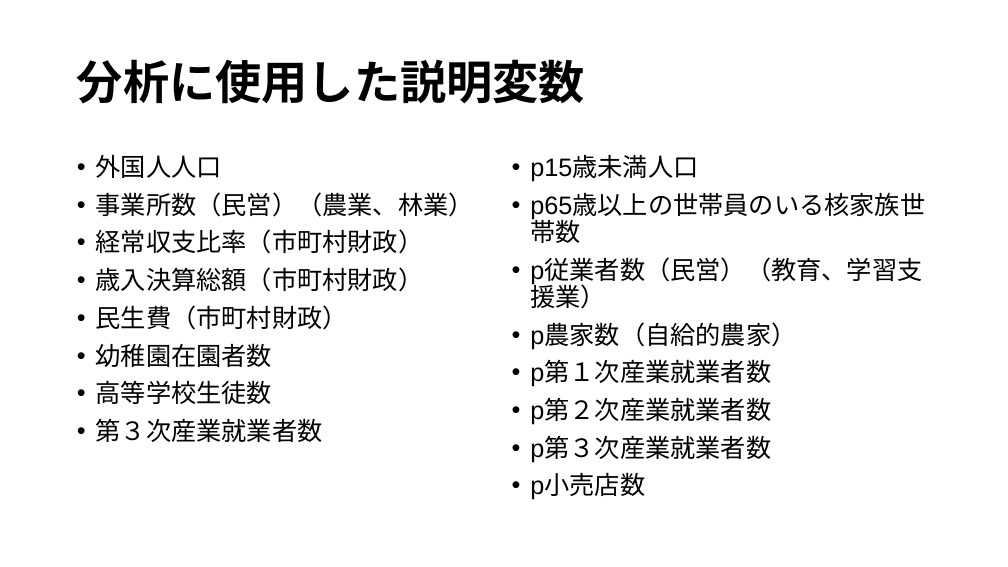
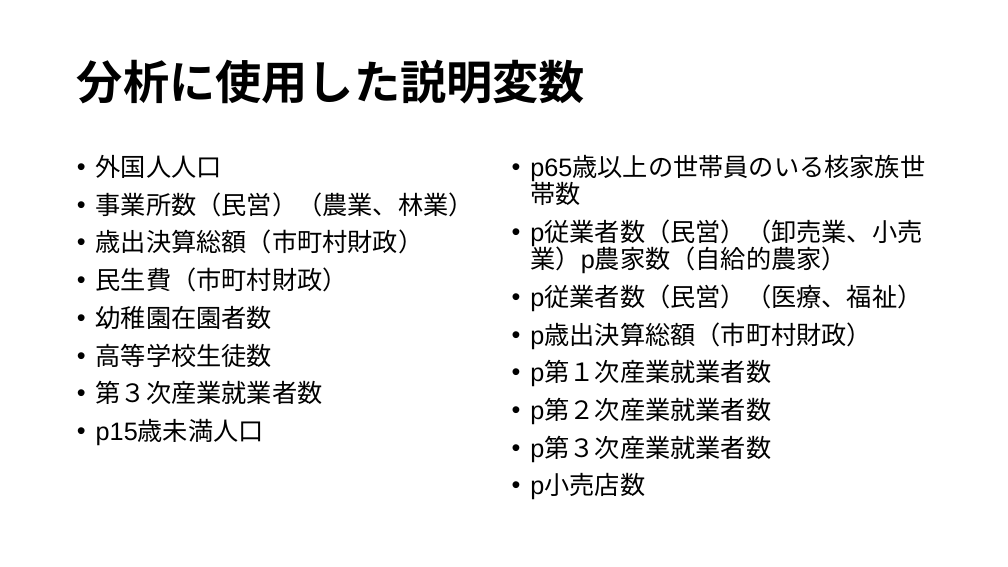
Before and after one commit to IY-del/univ, a slide deck: slide 6 of プレゼンテーション.pptx. Drawn at 1008x567 pixels with LibreOffice and Linux fonts; fonts in the diff are those of the drawing. Boxes give left, top, right and bottom in pixels: in the first picture for what was removed or moved away, otherwise in the second. Text is boxed around its words. In the diff, an @@ line names an element or a change of style, - is before the commit and + after.

Commit message:
pptx edit

```diff
--- a/プレゼンテーション.pptx
+++ b/プレゼンテーション.pptx
@@ text at box(530, 156, 698, 182): paragraph removed @@
-• p15歳未満人口
@@ text at box(96, 229, 424, 254): text changed @@
-• 経常収支比率（市町村財政）
-• 歳入決算総額（市町村財政）
+• 歳出決算総額（市町村財政）
@@ text at box(530, 221, 922, 349): text changed @@
-• p従業者数（民営）（教育、学習支援業）
-• p農家数（自給的農家）
+• p従業者数（民営）（卸売業、小売業）p農家数（自給的農家）
+• p従業者数（民営）（医療、福祉）
+• p歳出決算総額（市町村財政）
@@ text at box(96, 420, 264, 446): paragraph added @@
+• p15歳未満人口
```
Also in this commit, not shown: 2 other slides changed, 1 other file.
